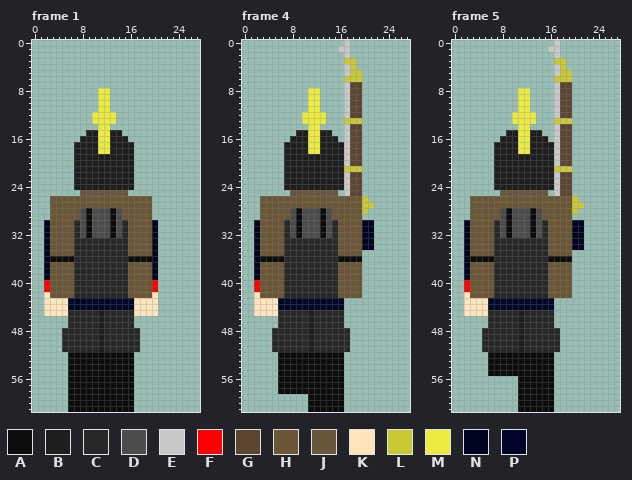
Two versions of one pixel-art file, Assets/Images/NewUnits/Germany/LandWehr/SummerDress/UnitSpriteNorth.aseprite. Above is the file before it was changed.
28x62 pixels, 7 frames. Colours within 5 levels of each other are drawn and written as one. Shown: frame 1, frame 4, frame 5. The commit also changed other frames, which this record leaves out.
Visible layers, top first: "Knapsack", "Arms", "Torso", "Legs".
Palette (. is transparent): A #0c0c0c  B #1e1e1e  C #282828  D #4c4c4c  E #c8c8c8  F #ff0000  G #5b4631  H #6b5635  J #68573c  K #ffe5bc  L #c9c936  M #eaea3f  N #000421  P #000628
Pixels before, frame 1, first column x 2:
 8 .........MM........
 9 .........MM........
10 .........MM........
11 .........MM........
12 ........MMMM.......
13 ........MMMM.......
14 .........MM........
15 .......BBMMBB......
16 ......BBBMMBBB.....
17 .....BBBBMMBBBB....
18 .....BBBBMMBBBB....
19 .....BBBBBBBBBB....
20 .....BBBBBBBBBB....
21 .....BBBBBBBBBB....
22 .....BBBBBBBBBB....
23 .....BBBBBBBBBB....
24 .....BBBBBBBBBB....
25 ......JJJJJJJJ.....
26 .HHHHHHHHHHHHHHHHH.
27 .HHHHHHHHHHHHHHHHH.
28 .HHHHHDADDDADHHHHH.
29 .HHHHHDADDDADHHHHH.
30 NHHHHCDADDDADCHHHHN
31 NHHHHCDADDDADCHHHHN
32 NHHHHCDADDDADCHHHHN
33 NHHHHCCCCCCCCCHHHHN
34 NHHHHCCCCCCCCCHHHHN
35 NHHHHCCCCCCCCCHHHHN
36 NAAAACCCCCCCCCAAAAN
37 NHHHHCCCCCCCCCHHHHN
38 NHHHHCCCCCCCCCHHHHN
39 NHHHHCCCCCCCCCHHHHN
40 FHHHHCCCCCCCCCHHHHF
41 FHHHHCCCCCCCCCHHHHF
42 KHHHHCCCCCCCCCHHHHK
43 KKKKPPPPPPPPPPPKKKK
44 KKKKPPPPPPPPPPPKKKK
45 KKKKCCCCCBCCCCCKKKK
46 ....CCCCCBCCCCC....
47 ....CCCCCBCCCCC....
48 ...CCCCCCBCCCCCC...
49 ...CCCCCCBCCCCCC...
50 ...CCCCCCBCCCCCC...
51 ...CCCCCCBCCCCCC...
52 ....AAAAAAAAAAA....
53 ....AAAAAAAAAAA....
54 ....AAAAAAAAAAA....
55 ....AAAAAAAAAAA....
56 ....AAAAAAAAAAA....
57 ....AAAAAAAAAAA....
58 ....AAAAAAAAAAA....
59 ....AAAAAAAAAAA....
60 ....AAAAAAAAAAA....
61 ....AAAAAAAAAAA....
Pixels before, frame 4, first column x 2:
 0 ...............E....
 1 ..............EE....
 2 ...............E....
 3 ...............LL...
 4 ...............EL...
 5 ...............ELL..
 6 ...............LLL..
 7 ...............EGG..
 8 .........MM....EGG..
 9 .........MM....EGG..
10 .........MM....EGG..
11 .........MM....EGG..
12 ........MMMM...EGG..
13 ........MMMM...LLL..
14 .........MM....EGG..
15 .......BBMMBB..EGG..
16 ......BBBMMBBB.EGG..
17 .....BBBBMMBBBBEGG..
18 .....BBBBMMBBBBEGG..
19 .....BBBBBBBBBBEGG..
20 .....BBBBBBBBBBEGG..
21 .....BBBBBBBBBBLLL..
22 .....BBBBBBBBBBEGG..
23 .....BBBBBBBBBBEGG..
24 .....BBBBBBBBBBEGG..
25 ......JJJJJJJJ.EGG..
26 .HHHHHHHHHHHHHHHHHL.
27 .HHHHHHHHHHHHHHHHHLL
28 .HHHHHDADDDADHHHHHL.
29 .HHHHHDADDDADHHHHH..
30 NHHHHCDADDDADCHHHHNN
31 NHHHHCDADDDADCHHHHNN
32 NHHHHCDADDDADCHHHHNN
33 NHHHHCCCCCCCCCHHHHNN
34 NHHHHCCCCCCCCCHHHHNN
35 NHHHHCCCCCCCCCHHHH..
36 NAAAACCCCCCCCCAAAA..
37 NHHHHCCCCCCCCCHHHH..
38 NHHHHCCCCCCCCCHHHH..
39 NHHHHCCCCCCCCCHHHH..
40 FHHHHCCCCCCCCCHHHH..
41 FHHHHCCCCCCCCCHHHH..
42 KHHHHCCCCCCCCCHHHH..
43 KKKKPPPPPPPPPPP.....
44 KKKKPPPPPPPPPPP.....
45 KKKKCCCCCBCCCCC.....
46 ....CCCCCBCCCCC.....
47 ....CCCCCBCCCCC.....
48 ...CCCCCCBCCCCCC....
49 ...CCCCCCBCCCCCC....
50 ...CCCCCCBCCCCCC....
51 ...CCCCCCBCCCCCC....
52 ....AAAAAAAAAAA.....
53 ....AAAAAAAAAAA.....
54 ....AAAAAAAAAAA.....
55 ....AAAAAAAAAAA.....
56 ....AAAAAAAAAAA.....
57 ....AAAAAAAAAAA.....
58 ....AAAAAAAAAAA.....
59 .........AAAAAA.....
60 .........AAAAAA.....
61 .........AAAAAA.....
Pixels before, frame 5, first column x 2:
 0 ...............E....
 1 ..............EE....
 2 ...............E....
 3 ...............LL...
 4 ...............EL...
 5 ...............ELL..
 6 ...............LLL..
 7 ...............EGG..
 8 .........MM....EGG..
 9 .........MM....EGG..
10 .........MM....EGG..
11 .........MM....EGG..
12 ........MMMM...EGG..
13 ........MMMM...LLL..
14 .........MM....EGG..
15 .......BBMMBB..EGG..
16 ......BBBMMBBB.EGG..
17 .....BBBBMMBBBBEGG..
18 .....BBBBMMBBBBEGG..
19 .....BBBBBBBBBBEGG..
20 .....BBBBBBBBBBEGG..
21 .....BBBBBBBBBBLLL..
22 .....BBBBBBBBBBEGG..
23 .....BBBBBBBBBBEGG..
24 .....BBBBBBBBBBEGG..
25 ......JJJJJJJJ.EGG..
26 .HHHHHHHHHHHHHHHHHL.
27 .HHHHHHHHHHHHHHHHHLL
28 .HHHHHDADDDADHHHHHL.
29 .HHHHHDADDDADHHHHH..
30 NHHHHCDADDDADCHHHHNN
31 NHHHHCDADDDADCHHHHNN
32 NHHHHCDADDDADCHHHHNN
33 NHHHHCCCCCCCCCHHHHNN
34 NHHHHCCCCCCCCCHHHHNN
35 NHHHHCCCCCCCCCHHHH..
36 NAAAACCCCCCCCCAAAA..
37 NHHHHCCCCCCCCCHHHH..
38 NHHHHCCCCCCCCCHHHH..
39 NHHHHCCCCCCCCCHHHH..
40 FHHHHCCCCCCCCCHHHH..
41 FHHHHCCCCCCCCCHHHH..
42 KHHHHCCCCCCCCCHHHH..
43 KKKKPPPPPPPPPPP.....
44 KKKKPPPPPPPPPPP.....
45 KKKKCCCCCBCCCCC.....
46 ....CCCCCBCCCCC.....
47 ....CCCCCBCCCCC.....
48 ...CCCCCCBCCCCCC....
49 ...CCCCCCBCCCCCC....
50 ...CCCCCCBCCCCCC....
51 ...CCCCCCBCCCCCC....
52 ....AAAAAAAAAAA.....
53 ....AAAAAAAAAAA.....
54 ....AAAAAAAAAAA.....
55 ....AAAAAAAAAAA.....
56 .........AAAAAA.....
57 .........AAAAAA.....
58 .........AAAAAA.....
59 .........AAAAAA.....
60 .........AAAAAA.....
61 .........AAAAAA.....
After the commit:
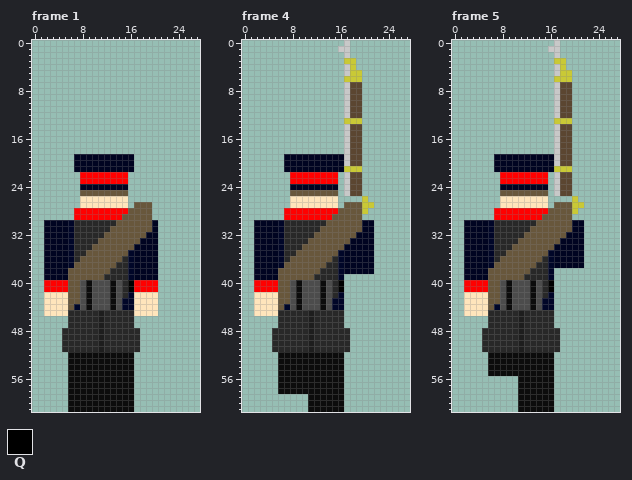
Colours new in this view: Q #000000
The edit:
Changed rows in their new state; - is an unchanged pixel.
Frame 1, layers "Knapsack", "Legs":
first column x 3:
 8 --------..-------
 9 --------..-------
10 --------..-------
11 --------..-------
12 -------....------
13 -------....------
14 --------..-------
15 ------......-----
16 -----........----
17 ----..........---
18 ----..........---
19 ----NNNNNNNNNN---
20 ----NNNNNNNNNN---
21 ----NNNNNNNNNN---
22 ----.FFFFFFFF.---
23 ----.FFFFFFFF.---
24 ----.NNNNNNNN.---
26 .....KKKKKKKK....
27 .....KKKKKKKK.JJJ
28 ....FFFFFFFFFJJJJ
29 ....FFFFFFFFJJJJJ
30 NNNP-CCCCCCJJJJJJ
31 NNNP-CCCCCJJJJJJJ
32 NNNP-CCCCJJJJJJJN
33 NNNP----JJJJJJJNN
34 NNNP---JJJJJJJNNN
35 NNNP--JJJJJJJPNNN
36 NNNP-JJJJJJJ-PNNN
37 NNNPJJJJJJJ--PNNN
38 NNNJJJJJJJ---PNNN
39 NNNJJJJJJ----PNNN
40 FFFJJDADDDAD-QFFF
41 FFFJJDADDDAD-QFFF
42 KKKJJDADDDAD-PKKK
43 ---JJDADDDAD-----
44 ---J-DADDDAD-----
Frame 4, layers "Knapsack", "Legs":
first column x 3:
 8 --------..---------
 9 --------..---------
10 --------..---------
11 --------..---------
12 -------....--------
13 -------....--------
14 --------..---------
15 ------......-------
16 -----........------
17 ----..........-----
18 ----..........-----
19 ----NNNNNNNNNN-----
20 ----NNNNNNNNNN-----
21 ----NNNNNNNNNN-----
22 ----.FFFFFFFF.-----
23 ----.FFFFFFFF.-----
24 ----.NNNNNNNN.-----
26 .....KKKKKKKK....--
27 .....KKKKKKKK.JJJ--
28 ....FFFFFFFFFJJJJ--
29 ....FFFFFFFFJJJJJ--
30 NNNP-CCCCCCJJJJJJ--
31 NNNP-CCCCCJJJJJJJ--
32 NNNP-CCCCJJJJJJJN--
33 NNNP----JJJJJJJNN--
34 NNNP---JJJJJJJNNN--
35 NNNP--JJJJJJJPNNNNN
36 NNNP-JJJJJJJ-PNNNNN
37 NNNPJJJJJJJ--PNNNNN
38 NNNJJJJJJJ---PNNNNN
39 NNNJJJJJJ----P...--
40 FFFJJDADDDAD-Q...--
41 FFFJJDADDDAD-Q...--
42 KKKJJDADDDAD-P...--
43 ---JJDADDDAD-------
44 ---J-DADDDAD-------
Frame 5, layers "Knapsack", "Legs":
first column x 3:
 8 --------..---------
 9 --------..---------
10 --------..---------
11 --------..---------
12 -------....--------
13 -------....--------
14 --------..---------
15 ------......-------
16 -----........------
17 ----..........-----
18 ----..........-----
19 ----NNNNNNNNNN-----
20 ----NNNNNNNNNN-----
21 ----NNNNNNNNNN-----
22 ----.FFFFFFFF.-----
23 ----.FFFFFFFF.-----
24 ----.NNNNNNNN.-----
26 .....KKKKKKKK....--
27 .....KKKKKKKK.JJJ--
28 ....FFFFFFFFFJJJJ--
29 ....FFFFFFFFJJJJJ--
30 NNNP-CCCCCCJJJJJJ--
31 NNNP-CCCCCJJJJJJJ--
32 NNNP-CCCCJJJJJJJN--
33 NNNP----JJJJJJJNN--
34 NNNP---JJJJJJJNNN--
35 NNNP--JJJJJJJPNNNNN
36 NNNP-JJJJJJJ-PNNNNN
37 NNNPJJJJJJJ--PNNNNN
38 NNNJJJJJJJ---P...--
39 NNNJJJJJJ----P...--
40 FFFJJDADDDAD-Q...--
41 FFFJJDADDDAD-Q...--
42 KKKJJDADDDAD-P...--
43 ---JJDADDDAD-------
44 ---J-DADDDAD-------
Where, in picture pixels (left, top, right, bottom), the same in both pictures:
changed: (50, 88, 152, 310)
changed: (260, 88, 374, 310)
changed: (470, 88, 584, 310)
